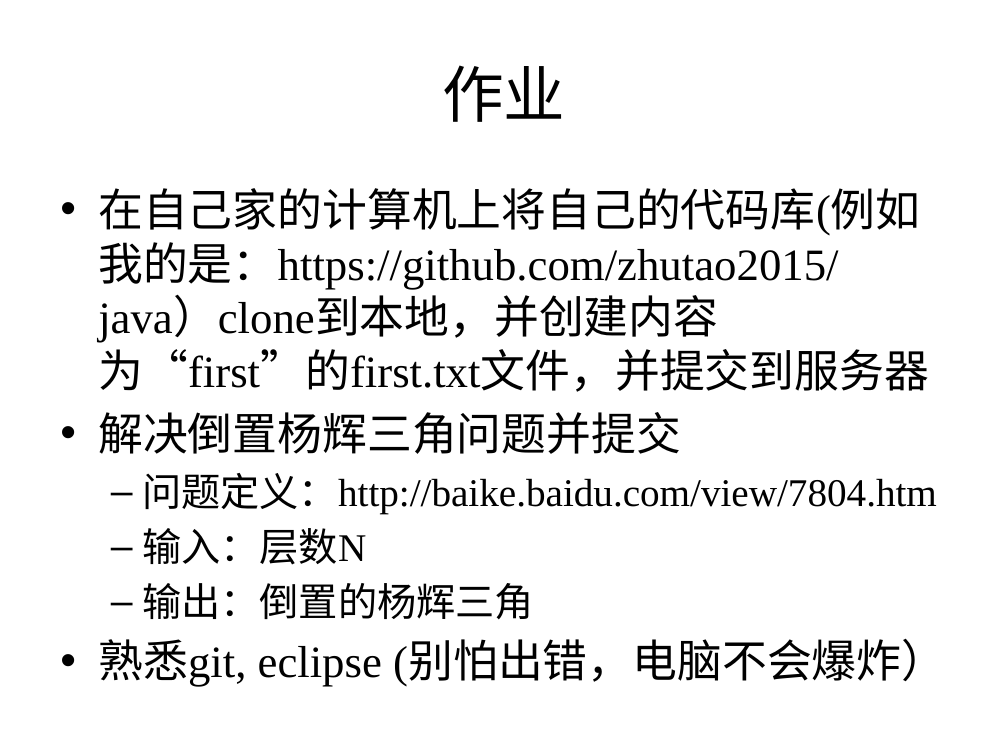
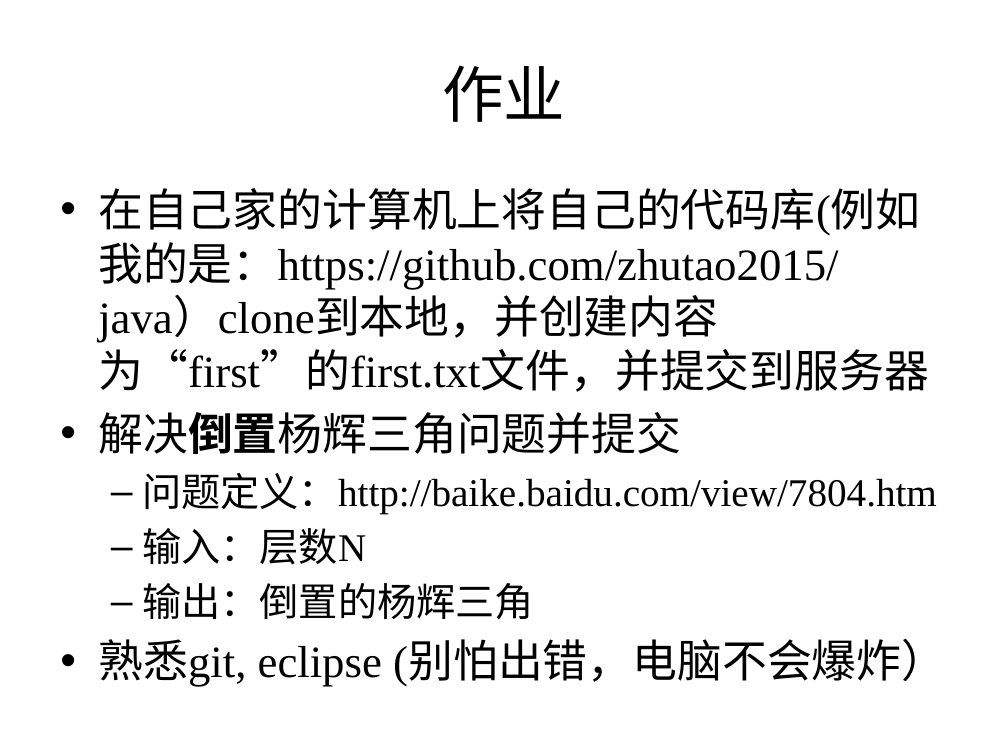
Before and after one commit to zhutao2015/JavaCourse, a slide deck: slide 9 of lesson1/lesson1.pptx. Drawn at 1008x756 pixels with LibreOffice and Linux fonts; fonts in the diff are those of the drawing. Boxes give left, top, right and bottom in pixels: in the first picture for what was removed or moved away, otherwise in the second. Text is boxed around its words. In the diff, an @@ line names an element or a change of style, - is before the commit and + after.

```diff
--- a/lesson1/lesson1.pptx
+++ b/lesson1/lesson1.pptx
@@ text at [98, 412, 681, 454]: bold on in "解决倒置杨辉三角问题并提交" @@
```
Also in this commit, not shown: 8 other files.
